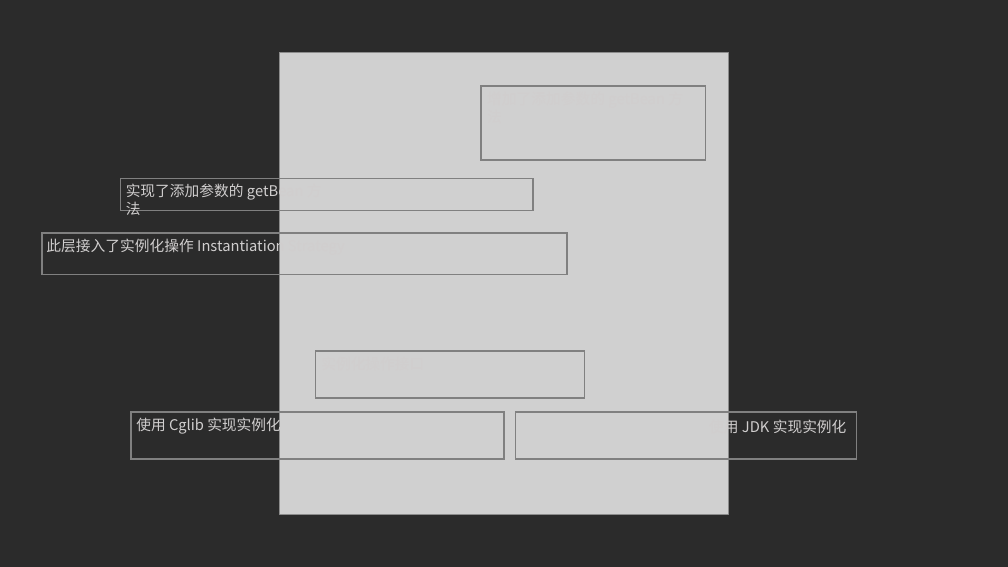
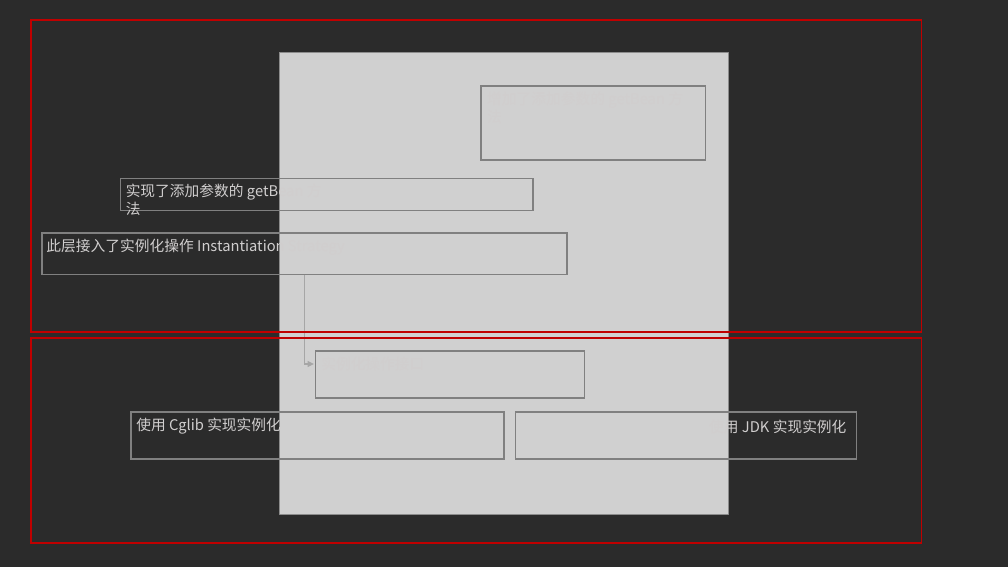
Before and after one commit to EEEios/miniSpring, a slide deck: slide 2 of miniSpring.pptx. Drawn at 1008x567 pixels with LibreOffice and Linux fonts; fonts in the diff are those of the drawing; grey boxes stand for pictures. Boxes give left, top, right and bottom in pixels: in the first picture for what was removed or moved away, otherwise in the second. Text is boxed around its words. In the diff, an @@ line names an element or a change of style, - is before the commit and + after.

```diff
--- a/miniSpring.pptx
+++ b/miniSpring.pptx
@@ rectangle added at bbox=[31, 20, 922, 332], outline #C00000 1.5 pt @@
@@ elbow arrow added from (305, 274) to (314, 364), #A6A6A6 1.5 pt @@
@@ rectangle added at bbox=[31, 338, 922, 544], outline #C00000 1.5 pt @@
```
Also in this commit, not shown: 1 slide added, 8 other files.
